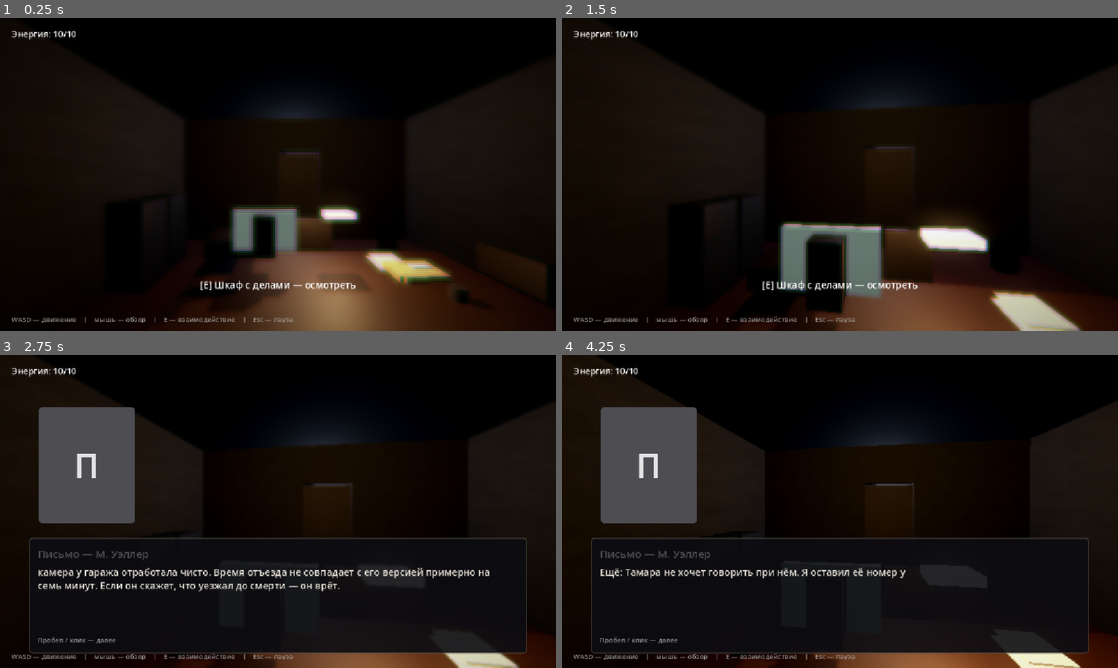
Above: before the commit, frames 1-4 (two rows, left to right).
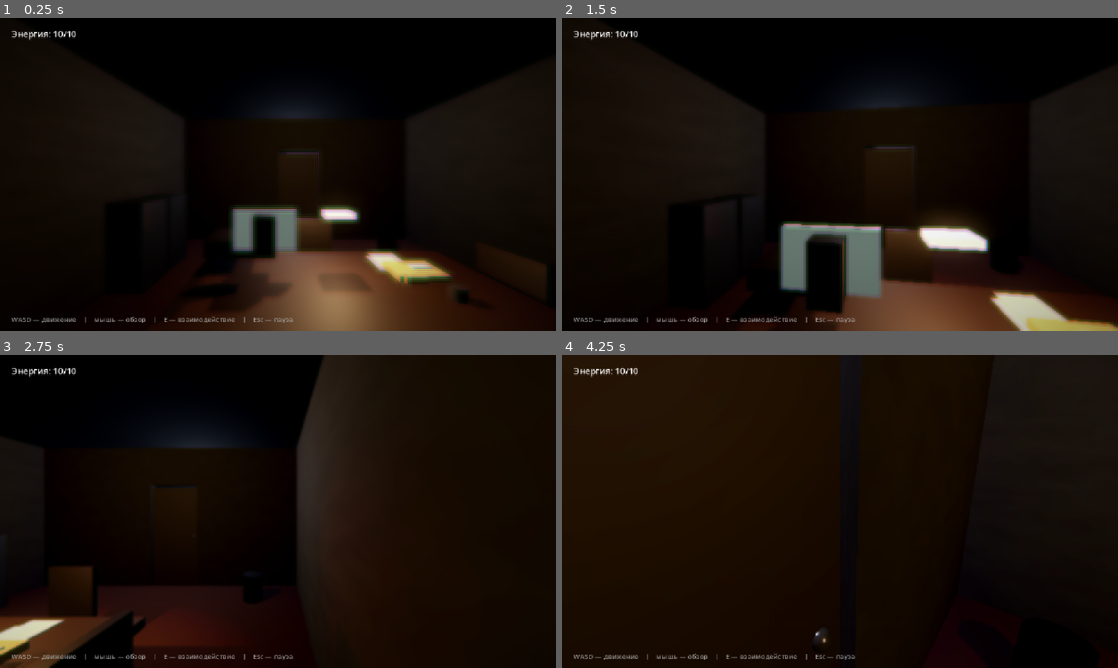
Above: after the commit, the same moments.

Repository: vtyurin89/first-degree-v-2
Game: Godot game, scene res://scenes/world/PoliceStationFloor.tscn
The game is run twice, just before and just after one commit, with the same random seed, the same clock (stepped at 60 frames per second) and the same inputs. This scene is started directly instead of the project's main scene.
Inputs (mouse positions are in pixels of both pictures, inside the frame that each line leads up to):
- Up to frame 1 (0.25 s): no input
- Up to frame 2 (1.5 s): tap Enter at 0.5 s; move the mouse to (867, 174) at 0.52 s; hold E (interact) 0.53-1.28 s; hold W (move_forward) from 0.53 s (still down); click (867, 174) at 0.67 s; tap F (read) at 0.8, 1.35 s; tap Space (advance) at 1.25 s; move the mouse to (812, 174) at 1.27 s
- Up to frame 3 (2.75 s): tap E (interact) at 1.55 s; move the mouse to (278, 511) at 2.02 s; release W (move_forward) at 2.03 s; hold D (move_right) from 2.03 s (still down); hold Space (advance) from 2.03 s (still down); click (278, 511) at 2.17 s; tap F (read) at 2.3 s
- Up to frame 4 (4.25 s): move the mouse to (812, 574) at 2.77 s; release D (move_right) at 2.78 s; release Space (advance) at 2.78 s; hold W (move_forward) 2.78-3.53 s; tap E (interact) at 2.85 s; click (812, 574) at 2.92 s; move the mouse to (1006, 558) at 3.52 s; hold A (move_left) from 3.53 s (still down); hold F (read) from 3.53 s (still down)

The runs differ from the first frame. In frame 1, 0.4% of the frame differs, in the area x 36-64%, y 83-88%; in frame 2, 0.9%; in frame 3, 27%; in frame 4, 29%, in the area x 5-100%, y 0-100%.

Commit message:
fix: item interaction

Diff:
--- a/project.godot
+++ b/project.godot
@@ -32,6 +32,10 @@
 window/stretch/mode="canvas_items"
 window/stretch/aspect="expand"
 
+[layer_names]
+
+3d_physics/layer_4="interactables"
+
 [physics]
 
 3d/physics_engine="Jolt Physics"
--- a/scenes/Player3D.tscn
+++ b/scenes/Player3D.tscn
@@ -19,6 +19,5 @@
 
 [node name="Camera3D" type="Camera3D" parent="Head"]
 
-[node name="Interactor" type="Area3D" parent="."]
-transform = Transform3D(1, 0, 0, 0, 1, 0, 0, 0, 1, 0, 1.2, -1.5)
+[node name="Interactor" type="Node" parent="."]
 script = ExtResource("2_interactor")
--- a/scripts/interaction/CaseFilePickup.gd
+++ b/scripts/interaction/CaseFilePickup.gd
@@ -6,13 +6,14 @@
 
 func _init() -> void:
 	interaction_type = InteractionType.PICKUP
+	interaction_size = Vector3(0.62, 0.36, 0.52)
+	interaction_offset = Vector3(0, 0.15, 0)
 
 
 func _ready() -> void:
 	super._ready()
 	prompt_key = "PROMPT_TAKE_CASE_FILE"
 	_build_visual()
-	_build_shape()
 
 
 func _build_visual() -> void:
@@ -48,26 +49,14 @@
 	add_child(label)
 
 
-func _build_shape() -> void:
-	var shape := CollisionShape3D.new()
-	var box := BoxShape3D.new()
-	box.size = Vector3(0.62, 0.36, 0.52)
-	shape.shape = box
-	shape.position = Vector3(0, 0.15, 0)
-	add_child(shape)
-
-
 func execute_interaction(_player) -> void:
 	if not is_active:
 		return
 	is_active = false
+	set_highlight(false)
 	GameManager.has_case_file = true
 	ObjectiveManager.complete_objective("take_case")
 	GameManager.play_paper_sound()
 	if _visual != null:
 		_visual.visible = false
-	for child in get_children():
-		if child is CollisionShape3D:
-			child.set_deferred("disabled", true)
-	monitorable = false
 	queue_free()
--- a/scripts/interaction/Interactable3D.gd
+++ b/scripts/interaction/Interactable3D.gd
@@ -1,4 +1,4 @@
-extends Area3D
+extends Node3D
 class_name Interactable3D
 
 enum InteractionType { PICKUP, INSPECT, TRIGGER }
@@ -7,13 +7,41 @@
 @export var prompt_key := ""
 @export var interaction_type: InteractionType = InteractionType.TRIGGER
 @export var is_active := true
+@export var interaction_size := Vector3(1, 1, 1)
+@export var interaction_offset := Vector3.ZERO
+@export var highlight_root: Node3D
+
+var is_focused := false
+
+var _volume: InteractionVolume
+var _outline_material: ShaderMaterial
+var _highlighted_meshes: Array[MeshInstance3D] = []
+var _proxy: MeshInstance3D
 
 
 func _ready() -> void:
-	collision_layer = 1
-	collision_mask = 0
-	monitoring = false
-	monitorable = true
+	_outline_material = ShaderMaterial.new()
+	_outline_material.shader = load("res://shaders/interaction_outline.gdshader")
+	_build_volume()
+
+
+func _build_volume() -> void:
+	for child in get_children():
+		if child is InteractionVolume:
+			_volume = child as InteractionVolume
+			break
+	if _volume == null:
+		_volume = InteractionVolume.new()
+		_volume.name = "InteractionVolume"
+		_volume.position = interaction_offset
+		var shape := CollisionShape3D.new()
+		var box := BoxShape3D.new()
+		box.size = interaction_size
+		shape.shape = box
+		_volume.add_child(shape)
+		add_child(_volume)
+	if _volume.owner_interactable == null:
+		_volume.owner_interactable = self
 
 
 func get_prompt_text() -> String:
@@ -22,5 +50,76 @@
 	return prompt_text
 
 
+func set_highlight(enabled: bool) -> void:
+	is_focused = enabled
+	if not enabled:
+		for mesh in _highlighted_meshes:
+			if is_instance_valid(mesh):
+				mesh.material_overlay = null
+		_highlighted_meshes.clear()
+		if _proxy != null:
+			_proxy.visible = false
+		return
+	var meshes := _find_highlight_meshes()
+	if meshes.is_empty():
+		_ensure_proxy()
+		if _proxy != null:
+			_proxy.visible = true
+		return
+	if _proxy != null:
+		_proxy.visible = false
+	_highlighted_meshes = meshes
+	for mesh in _highlighted_meshes:
+		mesh.material_overlay = _outline_material
+
+
+func _find_highlight_meshes() -> Array[MeshInstance3D]:
+	var result: Array[MeshInstance3D] = []
+	if highlight_root == null or highlight_root == self:
+		for node in find_children("*", "MeshInstance3D", true, false):
+			var mesh := node as MeshInstance3D
+			if mesh == null or mesh == _proxy:
+				continue
+			if not mesh.is_visible_in_tree():
+				continue
+			result.append(mesh)
+		return result
+	if _volume == null:
+		return result
+	var margin := Vector3(0.4, 0.4, 0.4)
+	var volume_min := _volume.global_position - interaction_size * 0.5 - margin
+	var volume_max := _volume.global_position + interaction_size * 0.5 + margin
+	for node in highlight_root.find_children("*", "MeshInstance3D", true, false):
+		var mesh := node as MeshInstance3D
+		if mesh == null or mesh == _proxy:
+			continue
+		if not mesh.is_visible_in_tree():
+			continue
+		var mesh_aabb := mesh.global_transform * mesh.get_aabb()
+		if mesh_aabb.position.x < volume_min.x or mesh_aabb.end.x > volume_max.x:
+			continue
+		if mesh_aabb.position.y < volume_min.y or mesh_aabb.end.y > volume_max.y:
+			continue
+		if mesh_aabb.position.z < volume_min.z or mesh_aabb.end.z > volume_max.z:
+			continue
+		result.append(mesh)
+	return result
+
+
+func _ensure_proxy() -> void:
+	if _proxy != null:
+		return
+	_proxy = MeshInstance3D.new()
+	_proxy.name = "HighlightOutline"
+	var box := BoxMesh.new()
+	box.size = interaction_size + Vector3(0.03, 0.03, 0.03)
+	_proxy.mesh = box
+	_proxy.material_override = _outline_material
+	_proxy.cast_shadow = GeometryInstance3D.SHADOW_CASTING_SETTING_OFF
+	_proxy.position = interaction_offset
+	_proxy.visible = false
+	add_child(_proxy)
+
+
 func execute_interaction(_player) -> void:
 	pass
--- /dev/null
+++ b/scripts/interaction/InteractionVolume.gd
@@ -0,0 +1,17 @@
+extends Area3D
+class_name InteractionVolume
+
+const INTERACTION_LAYER := 1 << 3
+
+var owner_interactable: Interactable3D
+
+
+func _ready() -> void:
+	collision_layer = INTERACTION_LAYER
+	collision_mask = 0
+	monitoring = false
+	monitorable = true
+
+
+func get_interactable() -> Interactable3D:
+	return owner_interactable
--- a/scripts/interaction/PickupInteractable3D.gd
+++ b/scripts/interaction/PickupInteractable3D.gd
@@ -22,9 +22,12 @@
 
 func _consume() -> void:
 	is_active = false
+	set_highlight(false)
 	visible = false
-	for child in get_children():
-		if child is CollisionShape3D:
-			child.set_deferred("disabled", true)
-	monitorable = false
+	for node in find_children("*", "CollisionShape3D", true, false):
+		var shape := node as CollisionShape3D
+		if shape != null:
+			shape.set_deferred("disabled", true)
+	if _volume != null:
+		_volume.monitorable = false
 	queue_free()
--- a/scripts/interaction/PlayerInteractor.gd
+++ b/scripts/interaction/PlayerInteractor.gd
@@ -1,29 +1,38 @@
-extends Area3D
+extends Node
 class_name PlayerInteractor
 
 signal interaction_target_focused(prompt_text: String, screen_position: Vector2)
 signal interaction_target_lost()
 
-@export var detection_radius := 2.4
+const INTERACTION_LAYER := 1 << 3
+
+@export var max_interaction_distance := 2.0
 
 var _focused: Interactable3D
+var _ray: RayCast3D
 
 
 func _ready() -> void:
-	collision_layer = 0
-	collision_mask = 1
-	monitoring = true
-	monitorable = false
-	var has_shape := false
-	for child in get_children():
-		if child is CollisionShape3D:
-			has_shape = true
-	if not has_shape:
-		var shape := CollisionShape3D.new()
-		var sphere := SphereShape3D.new()
-		sphere.radius = detection_radius
-		shape.shape = sphere
-		add_child(shape)
+	var camera := _find_camera()
+	if camera == null:
+		return
+	_ray = RayCast3D.new()
+	_ray.name = "InteractionRay"
+	_ray.target_position = Vector3(0, 0, -max_interaction_distance)
+	_ray.collision_mask = INTERACTION_LAYER
+	_ray.collide_with_areas = true
+	_ray.collide_with_bodies = false
+	_ray.enabled = true
+	camera.add_child(_ray)
+
+
+func _find_camera() -> Camera3D:
+	var parent := get_parent()
+	if parent is Node3D:
+		var camera := parent.get_node_or_null("Head/Camera3D") as Camera3D
+		if camera != null:
+			return camera
+	return get_viewport().get_camera_3d()
 
 
 func _physics_process(_delta: float) -> void:
@@ -33,41 +42,46 @@
 	if GameManager.current_state != GameManager.GameState.EXPLORATION_3D:
 		_set_focus(null)
 		return
-	var camera := get_viewport().get_camera_3d()
-	if camera == null:
-		_set_focus(null)
-		return
-	var forward := -camera.global_transform.basis.z
-	var best: Interactable3D = null
-	var best_score := 0.15
-	for area in get_overlapping_areas():
-		var interactable := area as Interactable3D
-		if interactable == null or not interactable.is_active:
-			continue
-		var to_target := interactable.global_position - camera.global_position
-		var distance := to_target.length()
-		if distance < 0.01:
-			continue
-		var dot := forward.dot(to_target / distance)
-		var score := dot - distance * 0.02
-		if score > best_score:
-			best_score = score
-			best = interactable
-	_set_focus(best)
+	_set_focus(_resolve_target(true))
+
+
+func _resolve_target(force_update: bool) -> Interactable3D:
+	if _ray == null:
+		return null
+	if force_update:
+		_ray.force_raycast_update()
+	var collider := _ray.get_collider()
+	if collider == null:
+		return null
+	var volume := collider as InteractionVolume
+	if volume == null:
+		return null
+	var interactable := volume.get_interactable()
+	if interactable == null or not is_instance_valid(interactable) or not interactable.is_active:
+		return null
+	var player := get_parent()
+	if player is Node3D:
+		var distance := (player as Node3D).global_position.distance_to(interactable.global_position)
+		if distance > max_interaction_distance:
+			return null
+	return interactable
 
 
 func _set_focus(target: Interactable3D) -> void:
 	if _focused == target:
 		return
 	if _focused != null:
+		if is_instance_valid(_focused):
+			_focused.set_highlight(false)
 		interaction_target_lost.emit()
 	_focused = target
 	if _focused != null and is_instance_valid(_focused):
+		_focused.set_highlight(true)
 		interaction_target_focused.emit(_focused.get_prompt_text(), _screen_position(_focused))
 
 
 func _screen_position(target: Interactable3D) -> Vector2:
-	var camera := get_viewport().get_camera_3d()
+	var camera := _find_camera()
 	if camera == null:
 		return Vector2.ZERO
 	return camera.unproject_position(target.global_position + Vector3(0, 0.25, 0))
@@ -83,7 +97,13 @@
 		return
 	if GameManager.current_state != GameManager.GameState.EXPLORATION_3D:
 		return
-	if _focused == null or not is_instance_valid(_focused) or not _focused.is_active:
+	var focused := _focused
+	if focused == null or not is_instance_valid(focused) or not focused.is_focused:
 		return
-	_focused.execute_interaction(get_parent())
+	var target := _resolve_target(true)
+	if target != focused:
+		_set_focus(target)
+		return
+	_set_focus(null)
+	focused.execute_interaction(get_parent())
 	get_viewport().set_input_as_handled()
--- a/scripts/world/Door3D.gd
+++ b/scripts/world/Door3D.gd
@@ -106,11 +106,8 @@
 	area.prompt_key = "PROMPT_DOOR"
 	area.is_active = not locked
 	area.on_trigger = _on_triggered
-	var shape := CollisionShape3D.new()
-	var box := BoxShape3D.new()
-	box.size = Vector3(maxf(width, 1.0), 2.2, 0.9)
-	shape.shape = box
-	area.add_child(shape)
+	area.interaction_size = Vector3(maxf(width, 1.0), 2.2, 0.9)
+	area.highlight_root = self
 	area.position = Vector3(0, 1.1, 0)
 	add_child(area)
 
--- a/scripts/world/PoliceStationFloor.gd
+++ b/scripts/world/PoliceStationFloor.gd
@@ -421,7 +421,8 @@
 	_make_interactable3d("sink", "PROMPT_SINK", Interactable3D.InteractionType.TRIGGER, Vector3(-3.6, 1.0, 7.0), Vector3(1.2, 1.4, 0.8))
 	_make_interactable3d("sofa", "PROMPT_SOFA", Interactable3D.InteractionType.TRIGGER, Vector3(-5.5, 0.8, 4.2), Vector3(0.9, 1.2, 2.6))
 	_make_interactable3d("equipment", "PROMPT_EQUIPMENT", Interactable3D.InteractionType.INSPECT, Vector3(2.5, 0.9, 4.1), Vector3(3.0, 1.0, 0.8))
-	_make_interactable3d("weller", "PROMPT_WELLER", Interactable3D.InteractionType.INSPECT, Vector3(4.6, 1.0, 2.8), Vector3(1.2, 2.0, 1.2))
+	var weller := _make_interactable3d("weller", "PROMPT_WELLER", Interactable3D.InteractionType.INSPECT, Vector3(4.6, 1.0, 2.8), Vector3(1.2, 2.0, 1.2))
+	weller.highlight_root = null
 	_make_interactable3d("int1_table", "PROMPT_INT1_TABLE", Interactable3D.InteractionType.TRIGGER, Vector3(2.0, 0.9, 6.5), Vector3(1.8, 1.0, 0.9))
 	_make_interactable3d("int2_table", "PROMPT_INT2_TABLE", Interactable3D.InteractionType.TRIGGER, Vector3(6.9, 0.8, 3.0), Vector3(1.3, 1.0, 0.8))
 	_make_interactable3d("water", "PROMPT_WATER", Interactable3D.InteractionType.TRIGGER, Vector3(-3.4, 0.8, -1.05), Vector3(0.8, 1.4, 0.8))
@@ -799,7 +800,7 @@
 	return holder
 
 
-func _make_interactable3d(id: String, prompt_key: String, kind: int, pos: Vector3, size: Vector3) -> void:
+func _make_interactable3d(id: String, prompt_key: String, kind: int, pos: Vector3, size: Vector3) -> Interactable3D:
 	var area: Interactable3D
 	if kind == Interactable3D.InteractionType.INSPECT:
 		var inspect := InspectInteractable3D.new()
@@ -812,12 +813,10 @@
 	area.name = "Interact_" + id
 	area.prompt_key = prompt_key
 	area.position = pos
-	var shape := CollisionShape3D.new()
-	var box := BoxShape3D.new()
-	box.size = size
-	shape.shape = box
-	area.add_child(shape)
+	area.interaction_size = size
+	area.highlight_root = self
 	add_child(area)
+	return area
 
 
 func _make_material(color: Color, tex: Texture2D = null, uv_scale: float = 1.0, roughness: float = 0.9, metallic: float = 0.0, emission: Color = Color(0, 0, 0), emission_energy: float = 0.0, alpha: float = 1.0) -> StandardMaterial3D:
--- /dev/null
+++ b/shaders/interaction_outline.gdshader
@@ -0,0 +1,13 @@
+shader_type spatial;
+render_mode unshaded, blend_add, cull_disabled, depth_draw_never;
+
+uniform vec4 outline_color : source_color = vec4(1.0, 0.82, 0.42, 1.0);
+uniform float strength = 1.0;
+uniform float pulse_speed = 3.5;
+
+void fragment() {
+	float rim = pow(1.0 - abs(dot(normalize(NORMAL), normalize(VIEW))), 2.0);
+	float pulse = 0.7 + 0.3 * sin(TIME * pulse_speed);
+	ALBEDO = outline_color.rgb;
+	ALPHA = clamp(rim * pulse * strength, 0.0, 1.0);
+}
Not shown, added: scripts/interaction/InteractionVolume.gd.uid
Not shown, added: shaders/interaction_outline.gdshader.uid
